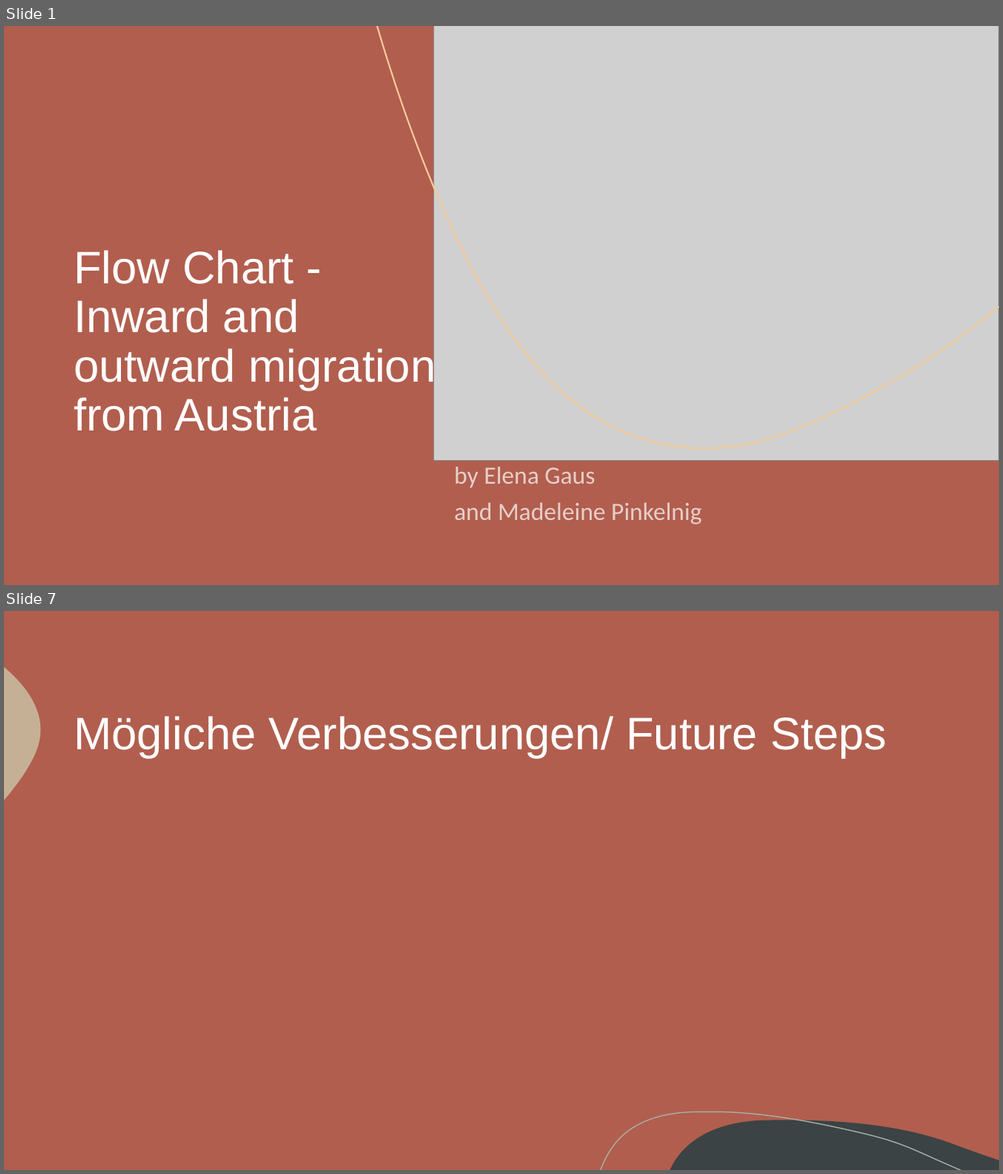
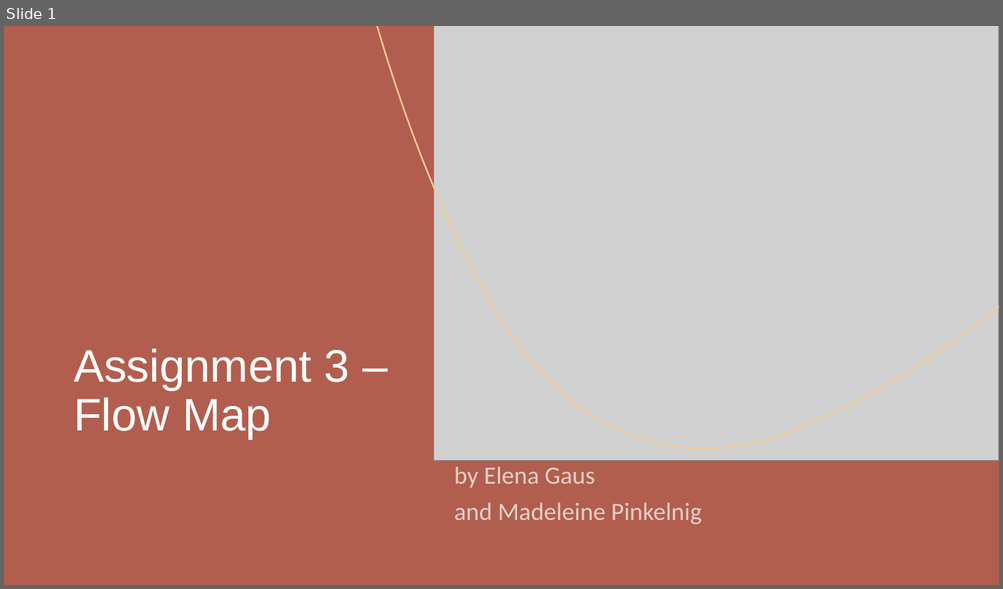
Before and after one commit to MadeByMel/geovisualisation, a slide deck: project_presentation.pptx. Shown one above the other, each under a label of ours: slides 1 and 7 before the commit, slide 1 after it; the slides between them are not shown. The pictures are 1003x1174 and 1003x589 pixels, drawn with LibreOffice and Linux fonts; fonts in the diff are those of the drawing; grey boxes stand for pictures. Boxes give left, top, right and bottom in pixels: in the first picture for what was removed or moved away, otherwise in the second. Text is boxed around its words. In the diff, an @@ line names an element or a change of style, - is before the commit and + after.

```diff
--- a/project_presentation.pptx
+++ b/project_presentation.pptx
@@ slide 7 removed at bbox=[4, 611, 999, 1170], background #B15E4E; not listed: 3 template elements that a slide beside it also shows @@
@@ title removed at bbox=[74, 716, 886, 758] @@
-Mögliche Verbesserungen/ Future Steps
@@ slide 1 changed as well @@
@@ title at bbox=[74, 349, 350, 440]: text changed @@
-Flow Chart - Inward and outward migration from Austria
+Assignment 3 – Flow Map
```
Also in this commit, not shown: 6 slides added, 5 other slides removed.
